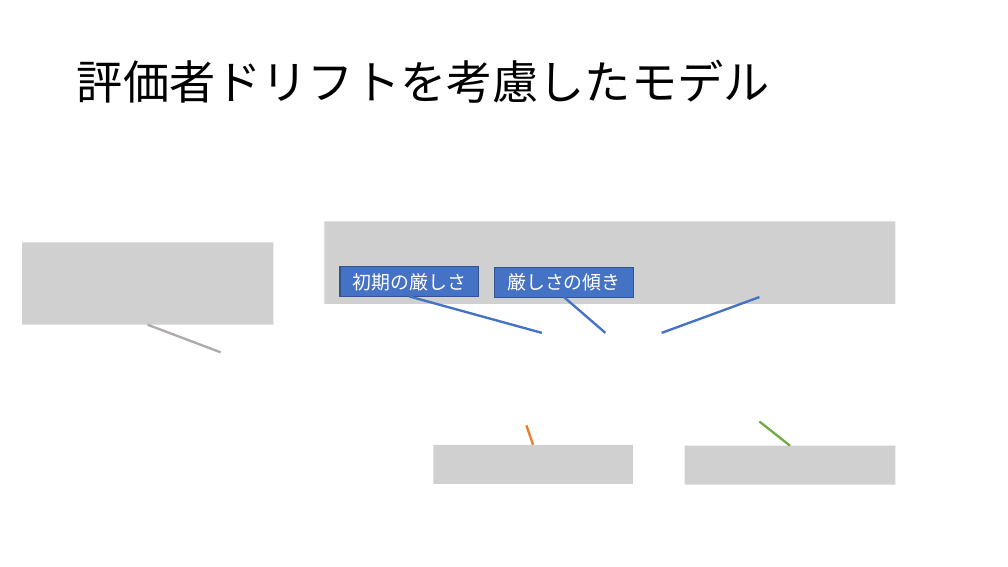
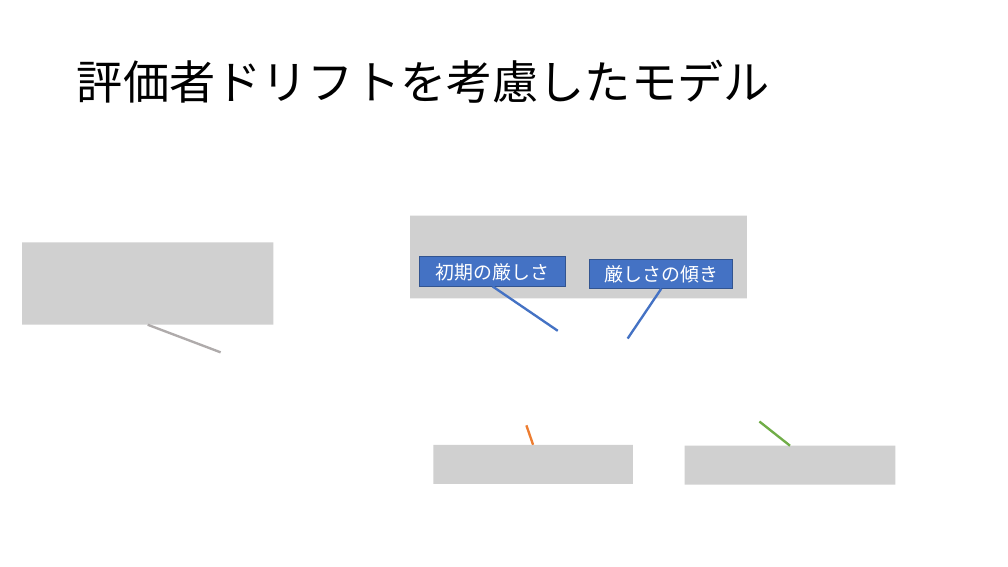
Before and after one commit to Mayu925/lab, a slide deck: slide 6 of sotsuron/発表スライド.pptx. Drawn at 1008x567 pixels with LibreOffice and Linux fonts; fonts in the diff are those of the drawing; grey boxes stand for pictures. Boxes give left, top, right and bottom in pixels: in the first picture for what was removed or moved away, otherwise in the second. Text is boxed around its words. In the diff, an @@ line names an element or a change of style, - is before the commit and + after.

```diff
--- a/sotsuron/発表スライド.pptx
+++ b/sotsuron/発表スライド.pptx
@@ picture: place and size @@
-picture at box(324, 222, 895, 304)
+picture at box(411, 216, 747, 298)
@@ rectangle "初期の厳しさ": place and size @@
-rectangle "初期の厳しさ" at box(340, 267, 479, 296)
+rectangle "初期の厳しさ" at box(420, 257, 566, 287)
@@ rectangle "厳しさの傾き": place and size @@
-rectangle "厳しさの傾き" at box(495, 268, 634, 297)
+rectangle "厳しさの傾き" at box(590, 259, 733, 289)
@@ picture removed at box(650, 268, 880, 297) @@
@@ line moved from (410, 296) - (542, 333) to (493, 287) - (558, 331) @@
@@ line moved from (564, 297) - (606, 333) to (662, 289) - (628, 339) @@
@@ line removed from (760, 297) to (662, 333) @@
```
Also in this commit, not shown: 5 other slides changed, 1 slide added, 1 slide removed, 23 other files.
